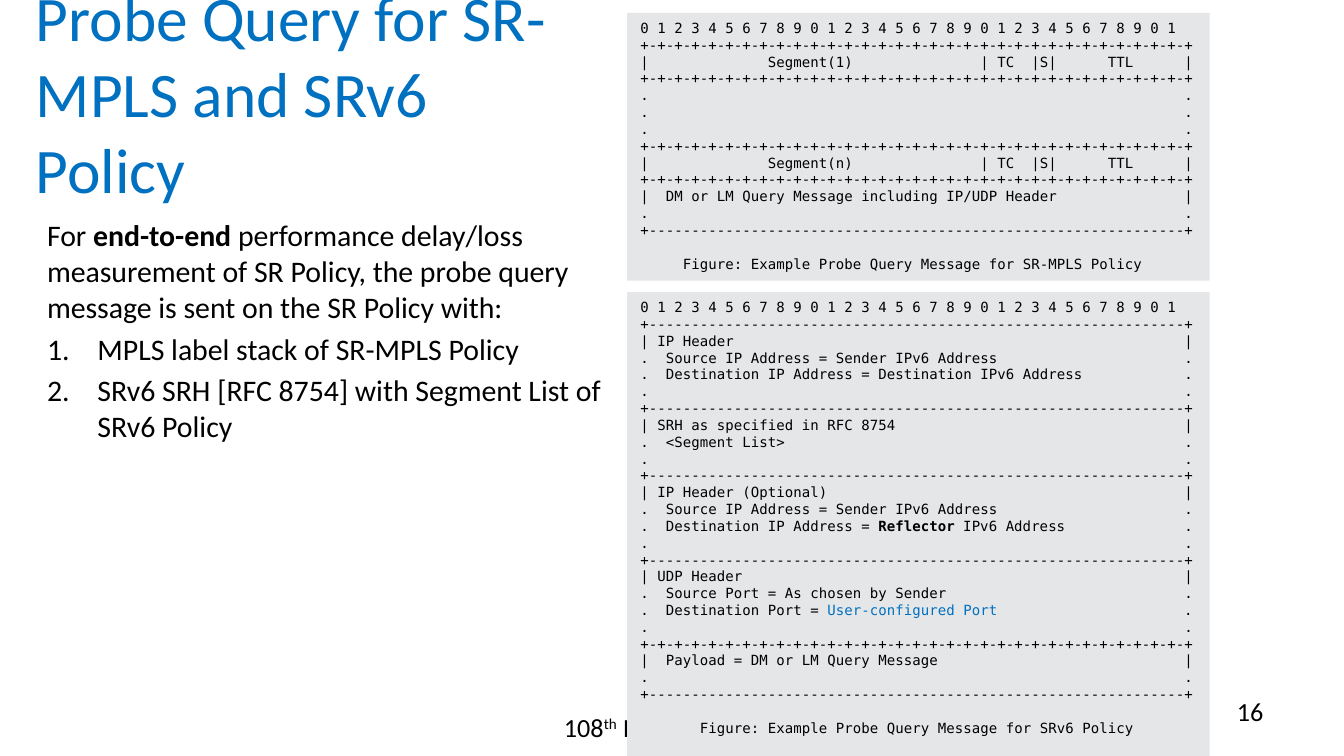
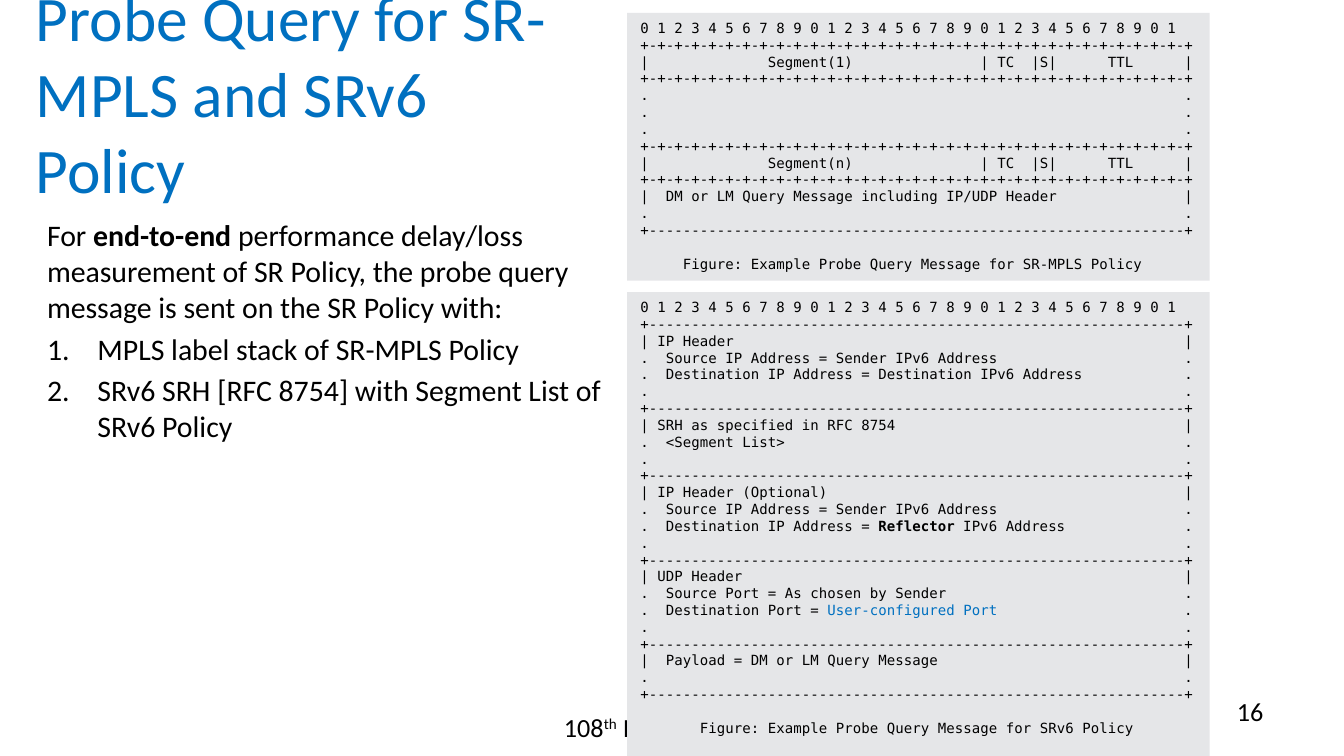
Before and after one commit to rakgandhi/ietf-slides, a slide deck: slide 16 of draft-gandhi-spring-stamp-srpm-01.pptx. Drawn at 1344x756 pixels with LibreOffice and Linux fonts; fonts in the diff are those of the drawing. Boxes give left, top, right and bottom in pixels: in the first picture for what was removed or moved away, otherwise in the second. Text is boxed around its words. In the diff, an @@ line names an element or a change of style, - is before the commit and + after.

```diff
--- a/draft-gandhi-spring-stamp-srpm-01.pptx
+++ b/draft-gandhi-spring-stamp-srpm-01.pptx
@@ text in rectangle at bbox=[628, 292, 1210, 756]: text changed @@
-+-+-+-+-+-+-+-+-+-+-+-+-+-+-+-+-+-+-+-+-+-+-+-+-+-+-+-+-+-+-+-+-+
++---------------------------------------------------------------+
```
Also in this commit, not shown: 3 other slides changed, 3 other files.
